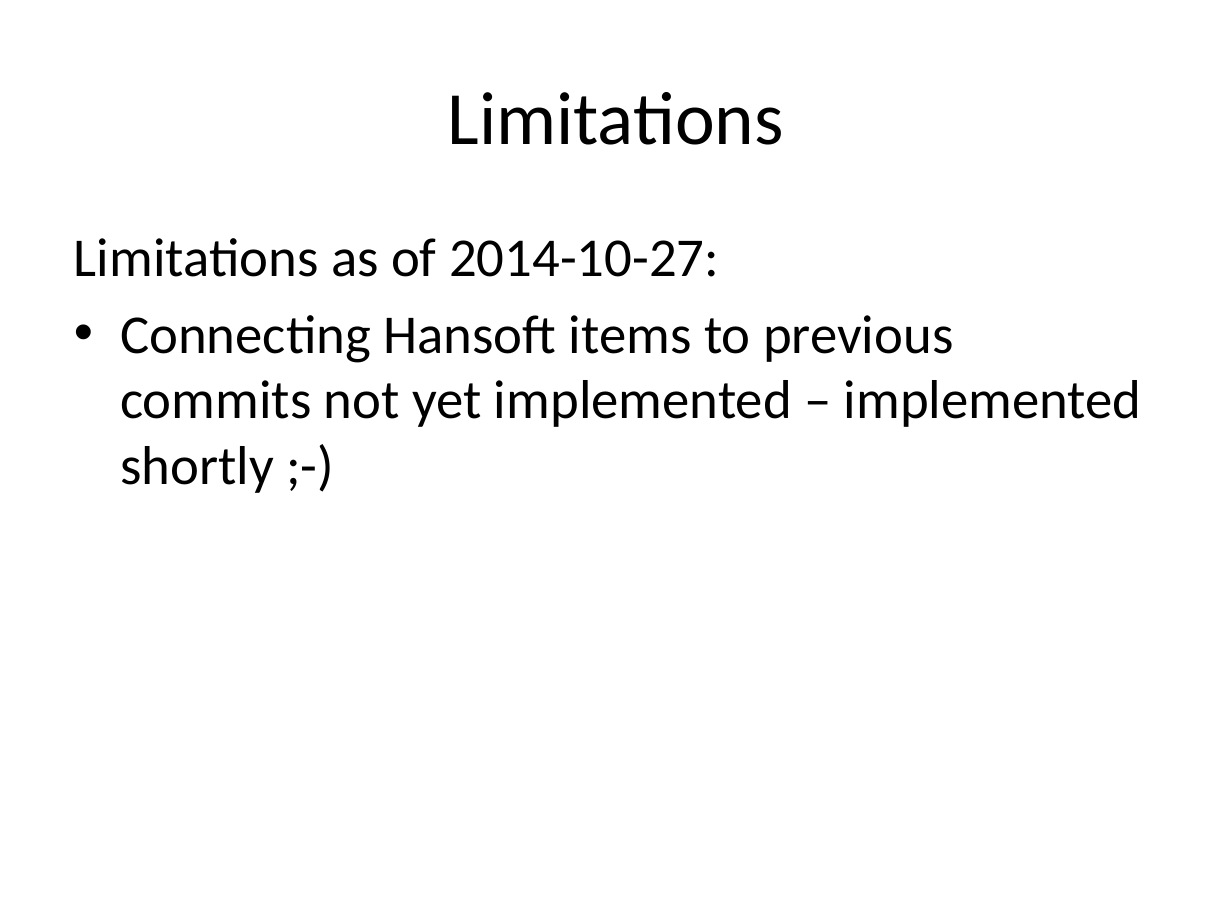
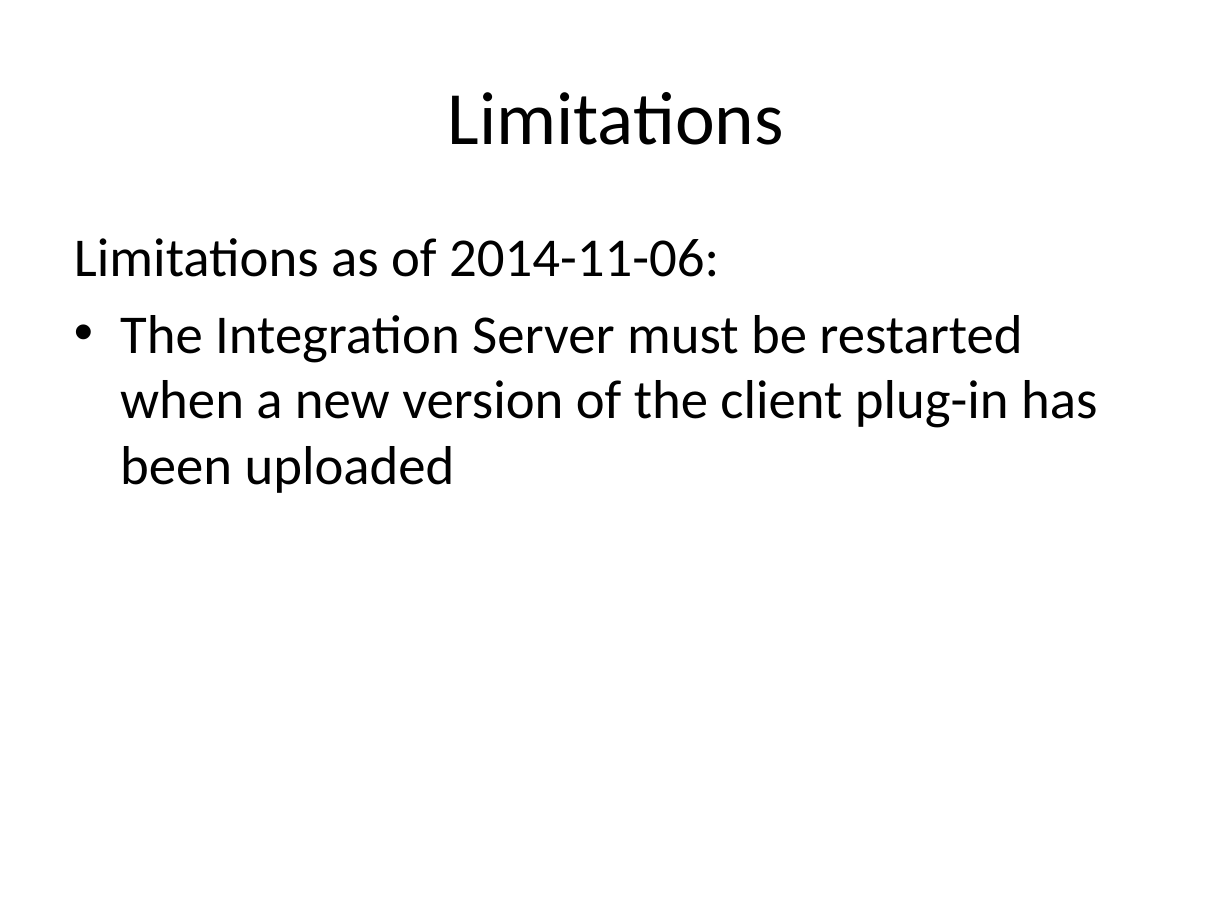
Before and after one commit to FindOut/hansoft-svn, a slide deck: slide 9 of HansoftSVN Integration Overview.pptx. Drawn at 1232x924 pixels with LibreOffice and Linux fonts; fonts in the diff are those of the drawing. Boxes give left, top, right and bottom in pixels: in the first picture for what was removed or moved away, otherwise in the second. Text is boxed around its words. In the diff, an @@ line names an element or a change of style, - is before the commit and + after.

Commit message:
Updates the HansoftSVN Integration Overview presentation

```diff
--- a/HansoftSVN Integration Overview.pptx
+++ b/HansoftSVN Integration Overview.pptx
@@ text at (74, 238, 1097, 493): text changed @@
-Limitations as of 2014-10-27:
-• Connecting Hansoft items to previous commits not yet implemented – implemented shortly ;-)
+Limitations as of 2014-11-06:
+• The Integration Server must be restarted when a new version of the client plug-in has been uploaded
```
Also in this commit, not shown: 2 other slides changed.
